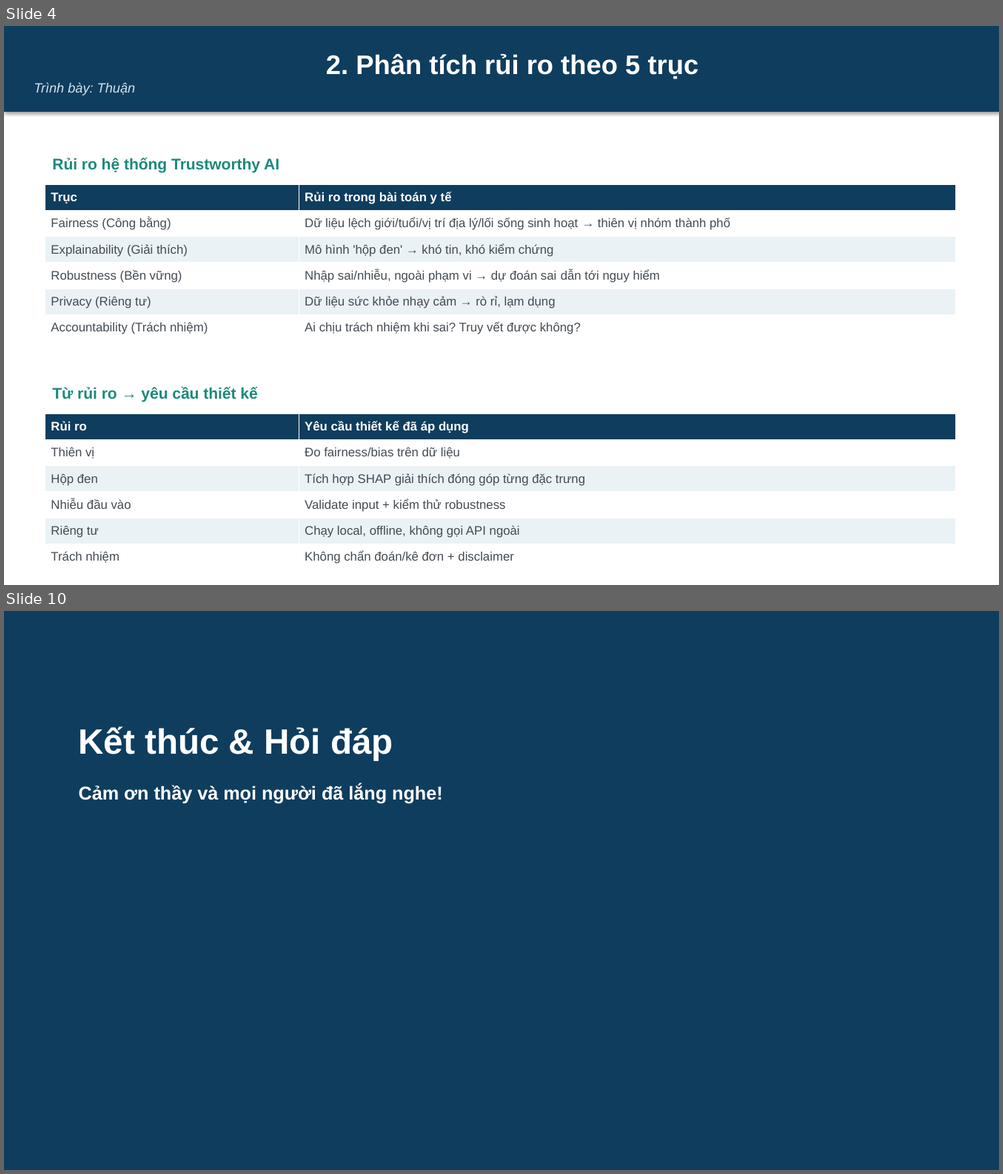
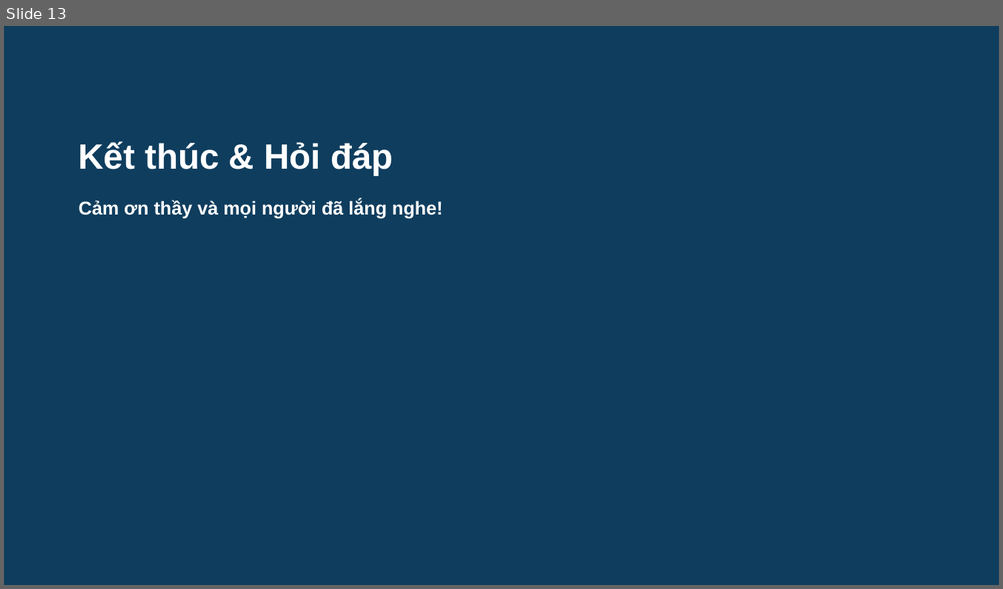
Before and after one commit to DongTrieu0310/AI_HealthCareAssitant, a slide deck: docs/Slide.pptx. Shown one above the other, each under a label of ours: slides 4 and 10 before the commit, slide 13 after it; the slides between them are not shown. The pictures are 1003x1174 and 1003x589 pixels, drawn with LibreOffice and Linux fonts; fonts in the diff are those of the drawing. Boxes give left, top, right and bottom in pixels: in the first picture for what was removed or moved away, otherwise in the second. Text is boxed around its words. In the diff, an @@ line names an element or a change of style, - is before the commit and + after.

```diff
--- a/docs/Slide.pptx
+++ b/docs/Slide.pptx
@@ slide 4 removed at [4,26,999,585], background #FFFFFF @@
@@ rectangle removed at [4,26,999,112] @@
-2. Phân tích rủi ro theo 5 trục
-Trình bày: Thuận
@@ text removed at [52,158,279,173] @@
-Rủi ro hệ thống Trustworthy AI
@@ table removed at [45,184,956,340], 6 rows, 2 columns @@
-Trục | Rủi ro trong bài toán y tế
-Fairness (Công bằng) | Dữ liệu lệch giới/tuổi/vị trí địa lý/lối sống sinh hoạt → thiên vị nhóm thành phố
-Explainability (Giải thích) | Mô hình 'hộp đen' → khó tin, khó kiểm chứng
-Robustness (Bền vững) | Nhập sai/nhiễu, ngoài phạm vi → dự đoán sai dẫn tới nguy hiểm
-Privacy (Riêng tư) | Dữ liệu sức khỏe nhạy cảm → rò rỉ, lạm dụng
-Accountability (Trách nhiệm) | Ai chịu trách nhiệm khi sai? Truy vết được không?
@@ text removed at [52,387,257,403] @@
-Từ rủi ro → yêu cầu thiết kế
@@ table removed at [45,414,956,571], 6 rows, 2 columns @@
-Rủi ro | Yêu cầu thiết kế đã áp dụng
-Thiên vị | Đo fairness/bias trên dữ liệu
-Hộp đen | Tích hợp SHAP giải thích đóng góp từng đặc trưng
-Nhiễu đầu vào | Validate input + kiểm thử robustness
-Riêng tư | Chạy local, offline, không gọi API ngoài
-Trách nhiệm | Không chẩn đoán/kê đơn + disclaimer
@@ what was slide 10 is now slide 13 @@
```
Also in this commit, not shown: 6 slides changed, 6 slides added, 2 other slides removed, 3 other files.
